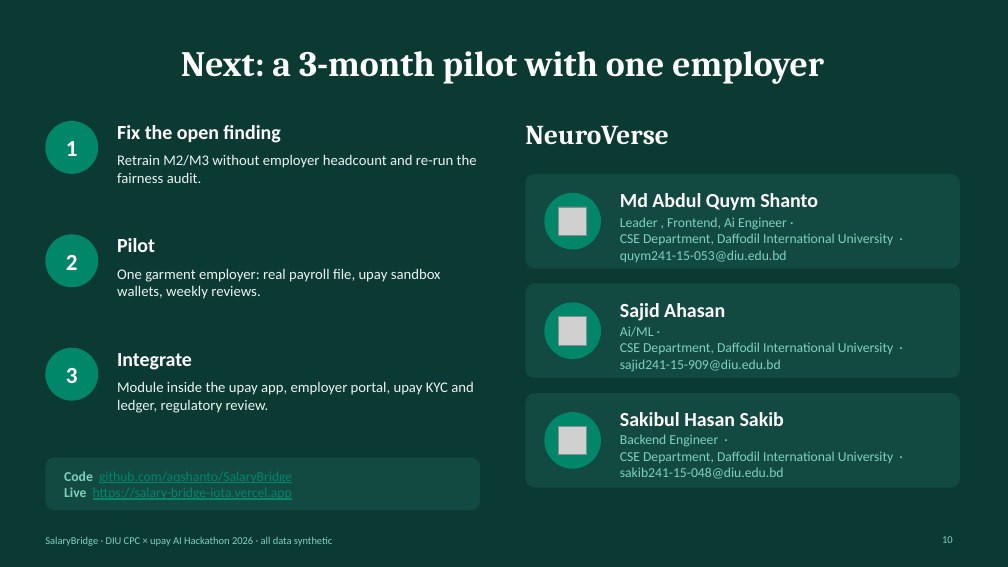
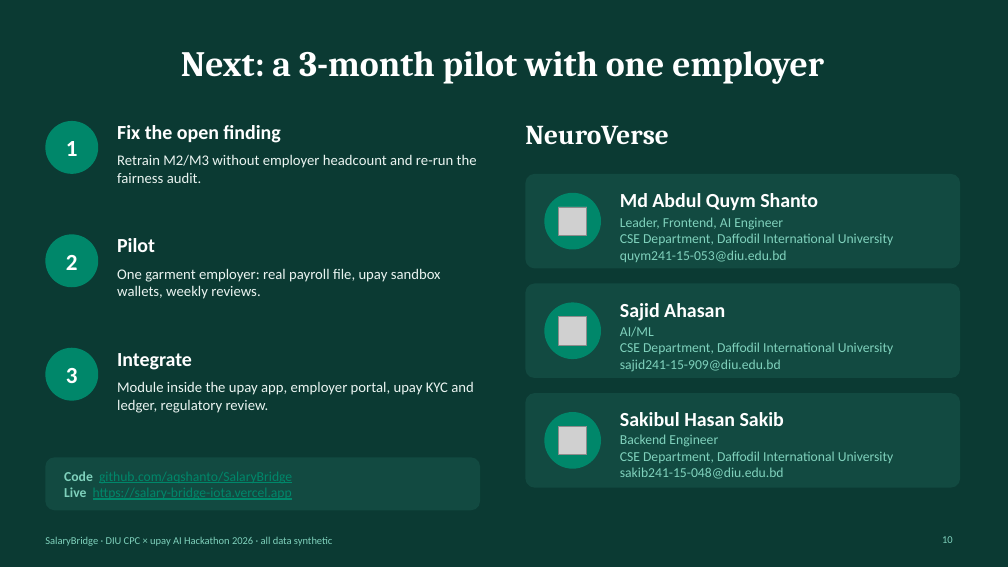
Before and after one commit to aqshanto/SalaryBridge, a slide deck: slide 10 of docs/presentation/SalaryBridge.pptx. Drawn at 1008x567 pixels with LibreOffice and Linux fonts; fonts in the diff are those of the drawing; grey boxes stand for pictures. Boxes give left, top, right and bottom in pixels: in the first picture for what was removed or moved away, otherwise in the second. Text is boxed around its words. In the diff, an @@ line names an element or a change of style, - is before the commit and + after.

```diff
--- a/docs/presentation/SalaryBridge.pptx
+++ b/docs/presentation/SalaryBridge.pptx
@@ text at (620, 217, 893, 262): text changed @@
-Leader , Frontend, Ai Engineer ·
-CSE Department, Daffodil International University · quym241-15-053@diu.edu.bd
+Leader, Frontend, AI Engineer
+CSE Department, Daffodil International University quym241-15-053@diu.edu.bd
@@ text at (620, 327, 893, 371): text changed @@
-Ai/ML ·
-CSE Department, Daffodil International University · sajid241-15-909@diu.edu.bd
+AI/ML
+CSE Department, Daffodil International University sajid241-15-909@diu.edu.bd
@@ text at (620, 434, 893, 479): text changed @@
-Backend Engineer ·
-CSE Department, Daffodil International University · sakib241-15-048@diu.edu.bd
+Backend Engineer
+CSE Department, Daffodil International University sakib241-15-048@diu.edu.bd
```
Also in this commit, not shown: 1 other slide changed, 3 other files.
